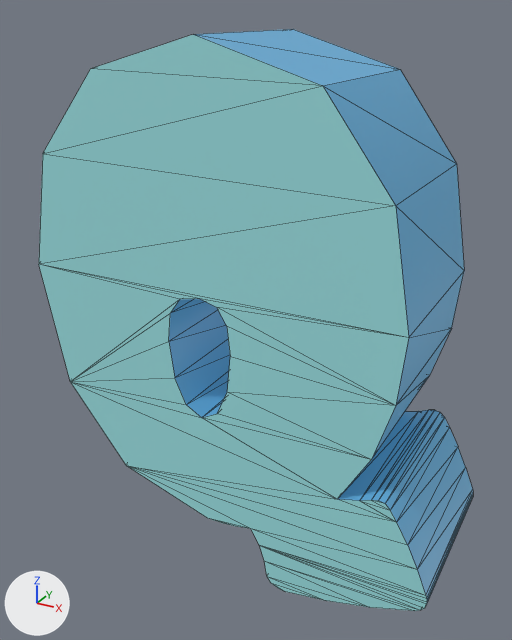
Two versions of the glTF model scene/models/alphaNum/q.glb, one commit apart.
The view is the same before and after, from a 50 mm lens placed at (0.336, -0.599, 0.482), pointed at (0.011, -0.007, 0.186). The axes (+X, +Y, +Z) are drawn at lower left. The lights are the same throughout. Mesh edges are drawn as thin lines. Objects named as collision shapes, trigger or cutter boxes, shadow casters or lower levels of detail are left out. Where no turn or scale is listed for an object, it has been applied to the vertices.

In view in the first picture: 'q'.
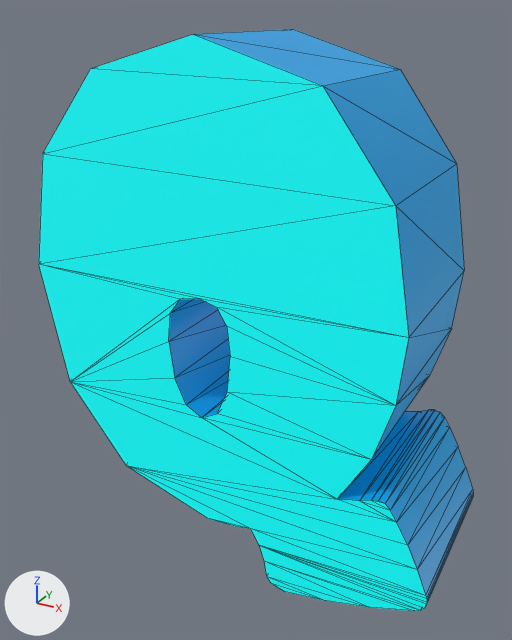
Patch to the scene script:
```diff
--- a/scene/models/alphaNum/q.glb.py
+++ b/scene/models/alphaNum/q.glb.py
@@ mat_light @@
 mat_light = principled_material('Light')
-mat_light.base_color = (0.251, 0.566, 0.581)  # cyan #89c6c9
-mat_light.emission_color = (0.05, 0.113, 0.115)  # dark cyan #3f5e5f
+mat_light.base_color = (0.0, 1.0, 1.0)  # cyan #00ffff
+mat_light.emission_color = (0.0, 0.2, 0.2)  # dark cyan #007c7c
 mat_light.emission_strength = 1.0
@@ mat_dark @@
 mat_dark = principled_material('Dark')
-mat_dark.base_color = (0.101, 0.338, 0.562)  # blue #599dc6
-mat_dark.emission_color = (0.02, 0.0673, 0.113)  # dark blue #27495e
+mat_dark.base_color = (0.0, 0.296, 0.651)  # cyan #0094d3
+mat_dark.emission_color = (0.0, 0.0592, 0.13)  # dark blue #004565
 mat_dark.emission_strength = 1.0
```

Boxes (x1, y1, x2, y2) around the edits, measured in the pictures (512 x 640 px):
'q', recoloured: (39, 29, 473, 611) in both
